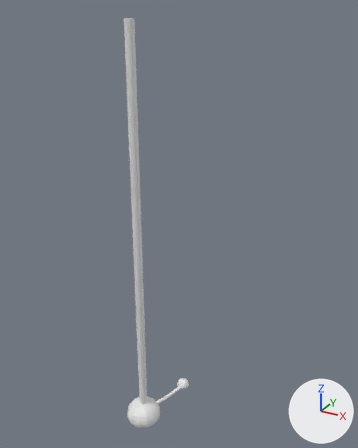
An edit to the Blender file Assets/Molde_Área.blend, drawn before and after from the same camera.
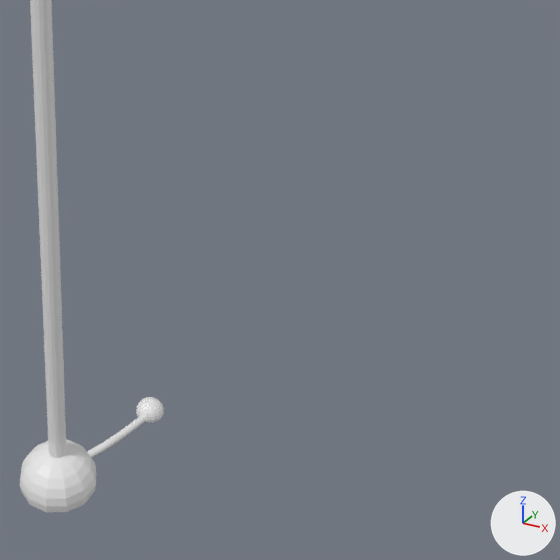
Each version is shown whole from a camera (50 mm lens) standing at (258.0, -381.0, 451.0) and looking at (-1.0, 90.0, 216.0), then close up on the part from 33% to 100% of the width and 47% to 100% of the height. Every picture has the same lights, and +X, +Y and +Z are marked at lower right. The first two pictures are the older version.

In view in the first close-up: 'Cúpula', 'Torre' and 2 more.
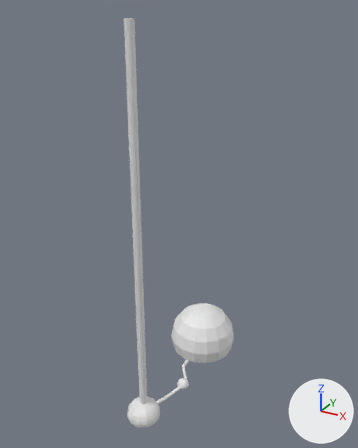
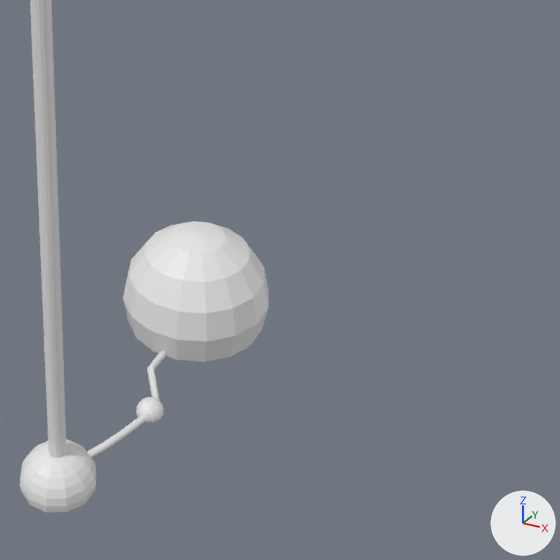
What differs and where, as boxes (x1, y1, x2, y2) in the close-ups (560 x 560 px):
'Cúpula.002', added: after (123, 221, 269, 362)
'Túnel.002', added: after (147, 351, 167, 401)

Edits to the bpy script that builds the scene:
```text
Add me_sphere_005:
    me_sphere_005.from_pydata(...)  # 162 vertices, 177 faces; spans x -1.0..1.0, y -1.0..1.0, z -0.38..1.0
Add me_nurbspath_005:
    me_nurbspath_005.from_pydata(...)  # 32 vertices, 21 faces; spans x -2.2..29.3, y -35.3..1.0, z -1.8..1.5
    me_nurbspath_005.polygons.foreach_set('use_smooth', [True] * 21)
Add ob_cúpula_002:
    ob_cúpula_002 = bpy.data.objects.new('Cúpula.002', me_sphere_005)
    ob_cúpula_002.location = (0.8, 157.7, 15.7)
    ob_cúpula_002.rotation_euler = (0.0, 0.0, 0.594)  # degrees (0, 0, 34)
    ob_cúpula_002.scale = (45.5, 45.5, 45.5)
Add ob_túnel_002:
    ob_túnel_002 = bpy.data.objects.new('Túnel.002', me_nurbspath_005)
    ob_túnel_002.location = (0.0, 116.6, 0.0)
    ob_túnel_002.rotation_euler = (0.0, 0.0, -0.298)  # degrees (0, 0, -17)
```
